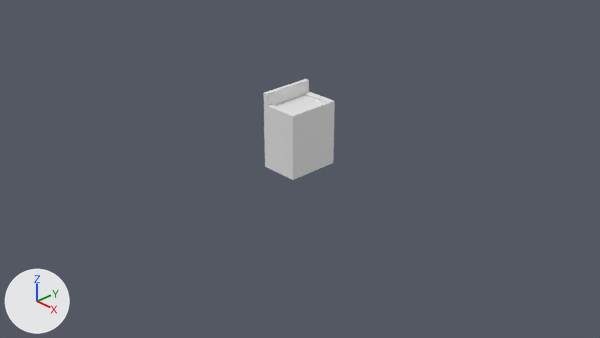
What one commit did to the Blender file BlenderModels/Motel/Interior/LaundryMachine.blend.
Rendered twice from the file's camera 'Camera'. Every picture has the same lights, and +X, +Y and +Z are marked at lower left. The first picture is the older version.

The first picture shows 'LaundryMachine'.
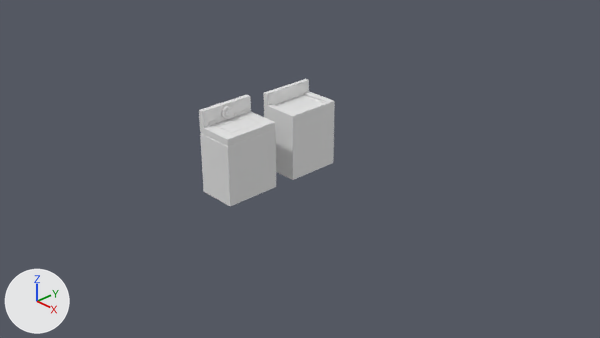
The newer file is also turned or shifted as a whole; pictures and numbers use the older file's frame.

Location of each change, (x1, y1, x2, y2) in pixels of the pictures (600 x 338 px):
'Cube', added
    after: (199, 95, 276, 206)
'Cylinder', added
    after: (221, 106, 233, 119)

Edits to the bpy script that builds the scene:
```text
Add me_cylinder:
    me_cylinder.from_pydata(...)  # 164 vertices, 125 faces; spans x -1.0..1.0, y -1.0..1.0, z -1.18..1.0
Add me_cube:
    me_cube.from_pydata(...)  # 208 vertices, 185 faces, 4 loose edges; spans x -1.0..1.0, y -1.0..1.0, z -1.0..1.47
Add ob_cylinder:
    ob_cylinder = bpy.data.objects.new('Cylinder', me_cylinder)
    ob_cylinder.location = (-0.187, -1.05, 1.006)
    ob_cylinder.rotation_euler = (0.0, 1.571, 0.0)  # degrees (0, 90, 0)
    ob_cylinder.scale = (-0.0802, -0.0802, -0.0144)
Add ob_cube:
    ob_cube = bpy.data.objects.new('Cube', me_cube)
    ob_cube.location = (0.0, -1.037, 0.45)
    ob_cube.scale = (0.269, 0.378, 0.451)
```
